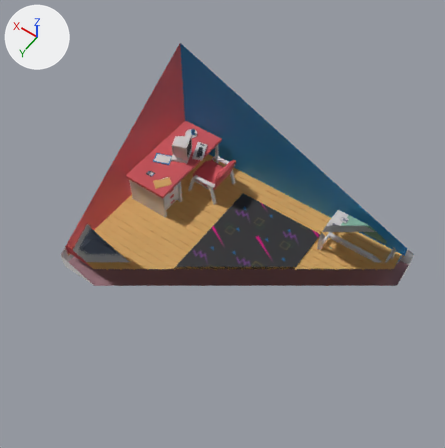
An edit to the glTF model static/room.glb, drawn before and after from the same camera.
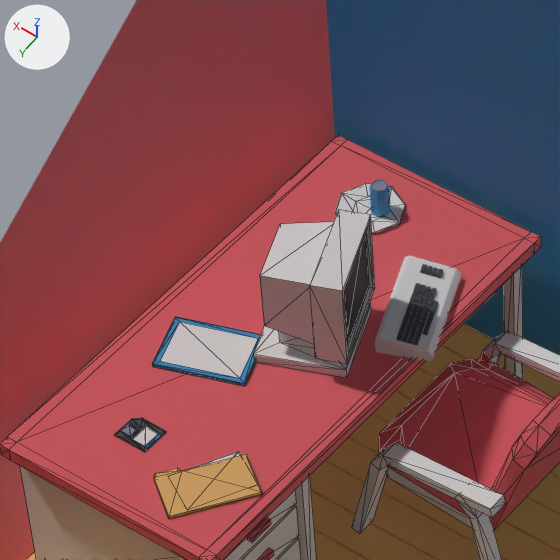
Each version appears first whole from a 50 mm camera at (-2.804, 6.505, 6.944) aimed at (-0.07, 2.678, 0.931), and next in a close-up on the part from 28% to 51% of the width and 22% to 44% of the height. The lights are fixed; the arrows at upper left show +X, +Y and +Z. The close-ups show mesh edges as thin lines. Everything nearer to the camera than a plane just in front of the edit is cut away. Where no turn or scale is listed for an object, it has been applied to the vertices.

Before the edit, the objects in view are built like this:
```python
me_sm_magazines_0 = bpy.data.meshes.new('SM_Magazines_0')
me_sm_magazines_0.from_pydata(...)  # 20 vertices, 36 faces; spans x -0.148..0.145, y -0.121..0.127, z 0.021..0.031
me_sm_magazines_0.materials.append(mat_m_colours_master)  # picture img_root_basecolor
me_sm_monitor_screen_0 = bpy.data.meshes.new('SM_Monitor_Screen_0')
me_sm_monitor_screen_0.from_pydata([(-0.13, -0.318, 0.316), (-0.13, -0.318, 0.089), (-0.224, -0.092, 0.089), (-0.224, -0.092, 0.316)], [], [(0, 1, 2), (0, 2, 3)])
me_sm_monitor_screen_0.materials.append(mat_m_monitor_screen)  # black #000000
me_sm_walls_0 = bpy.data.meshes.new('SM_Walls_0')
me_sm_walls_0.from_pydata(...)  # 8 vertices, 7 faces; spans x -2.02..1.74, y 0.0..2.65, z -0.92..1.31
me_sm_walls_0.materials.append(mat_m_colours_master)  # picture img_root_basecolor
ob_sm_magazines_0 = bpy.data.objects.new('SM_Magazines_0', me_sm_magazines_0)
ob_sm_magazines_0.location = (1.516, 1.936, 0.48)
ob_sm_monitor_screen_0 = bpy.data.objects.new('SM_Monitor_Screen_0', me_sm_monitor_screen_0)
ob_sm_monitor_screen_0.location = (1.4, 1.9, 0.5)
ob_sm_walls_0 = bpy.data.objects.new('SM_Walls_0', me_sm_walls_0)
ob_sm_walls_0.location = (0.047, 1.071, 0.899)
# also in view: 'SM_Desk_0' at (1.407, 1.797, 0.24); 'SM_Monitor_0' at (1.327, 1.731, 0.666); 'SM_Floppydisk_1_0' at (1.478, 2.261, 0.502); 'SM_Chair_0' at (0.869, 1.585, 0.289); 'SM_Floor_0' at (-0.095, 2.394, -0.025)
```
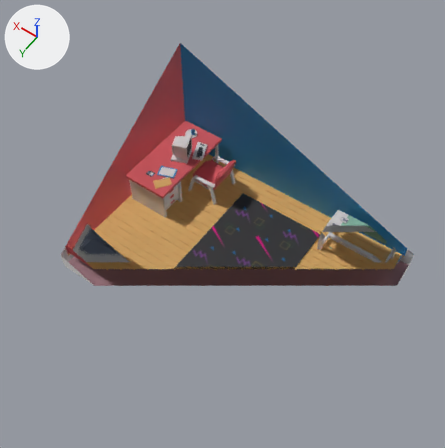
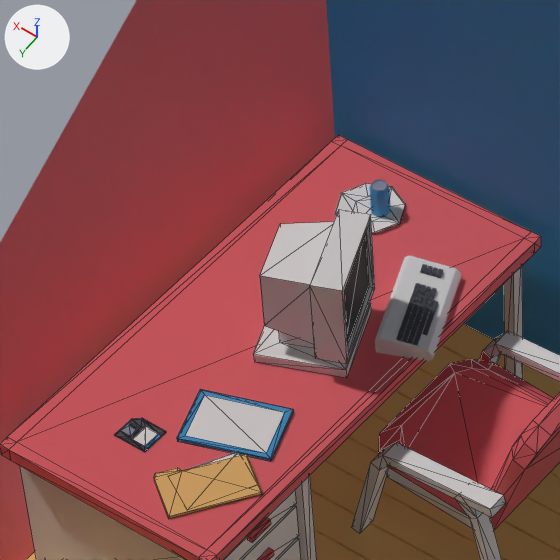
Boxes [x1, y1, x2, y2] around the edits, measured in the close-ups (560 x 560 px):
'SM_Magazines_0', moved: before [152, 317, 261, 386]; after [177, 390, 293, 461]

Edits to the bpy script that builds the scene:
```text
Change ob_sm_magazines_0:
    ob_sm_magazines_0.location: (1.516, 1.936, 0.48) -> (1.301, 2.099, 0.48)
```
